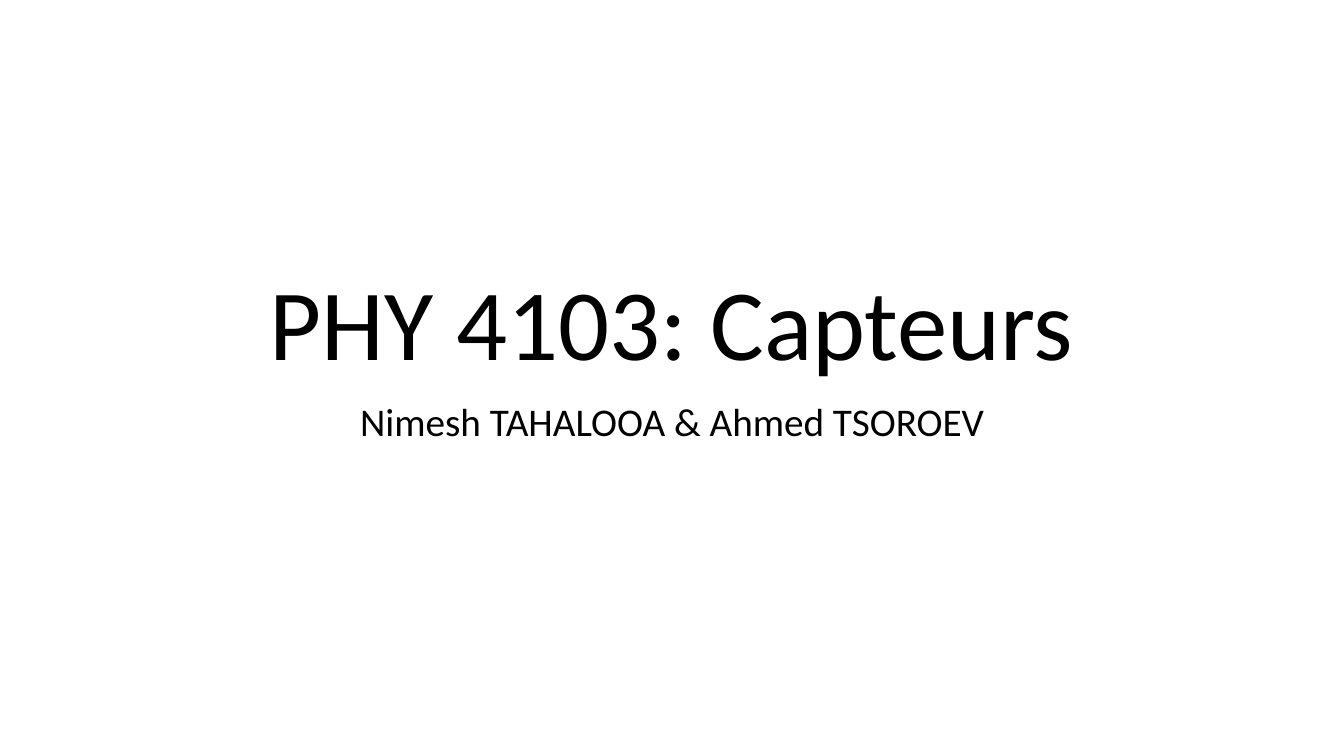
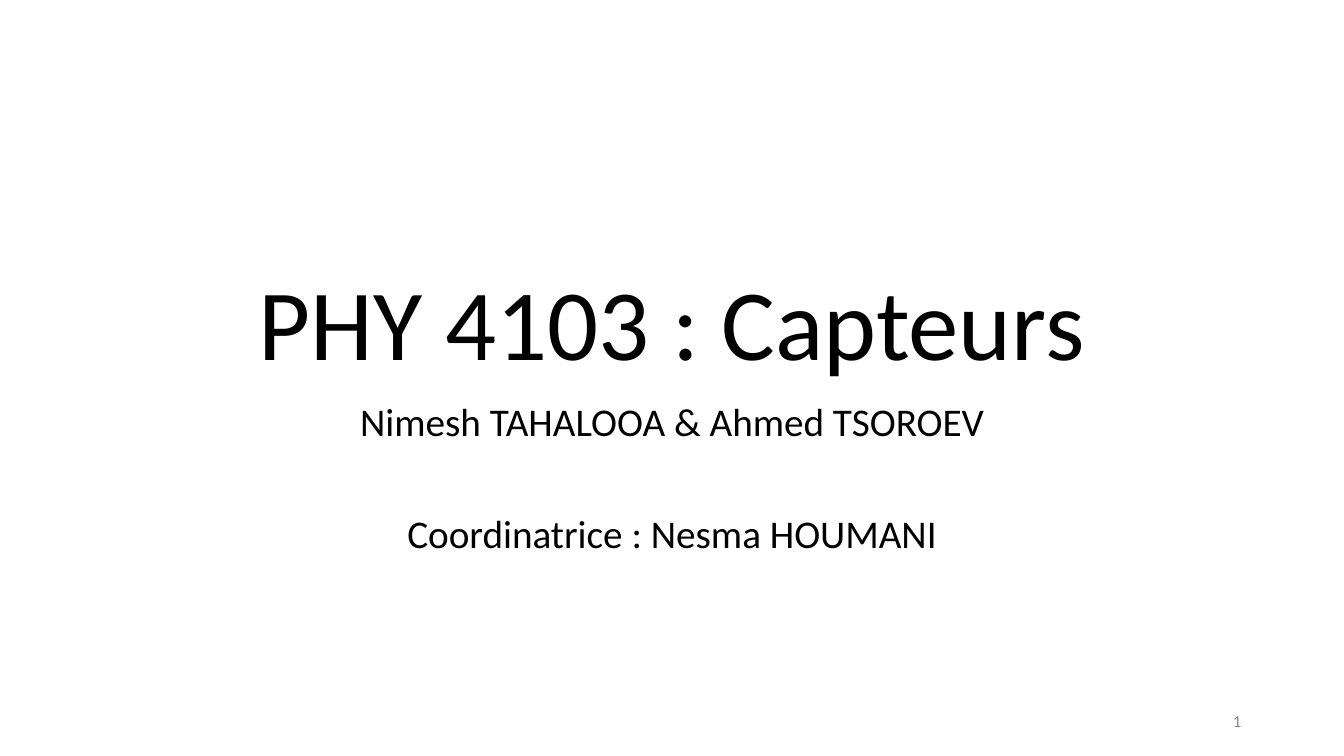
Before and after one commit to nimesh-t/Electronique-Numerique, a slide deck: slide 1 of Presentation/Presentation_Capteurs_BMP280.pptx. Drawn at 1344x756 pixels with LibreOffice and Linux fonts; fonts in the diff are those of the drawing. Boxes give left, top, right and bottom in pixels: in the first picture for what was removed or moved away, otherwise in the second. Text is boxed around its words. In the diff, an @@ line names an element or a change of style, - is before the commit and + after.

```diff
--- a/Presentation/Presentation_Capteurs_BMP280.pptx
+++ b/Presentation/Presentation_Capteurs_BMP280.pptx
@@ title at [259,294,1085,377]: spaces changed @@
-PHY 4103: Capteurs
+PHY 4103 : Capteurs
@@ subtitle at [407,520,937,549]: paragraph added @@
+Coordinatrice : Nesma HOUMANI
@@ page number added at [1233,716,1241,727], 12 pt, text #8C8C8C @@
+1
```
Also in this commit, not shown: 9 other slides changed, 7 slides added.
